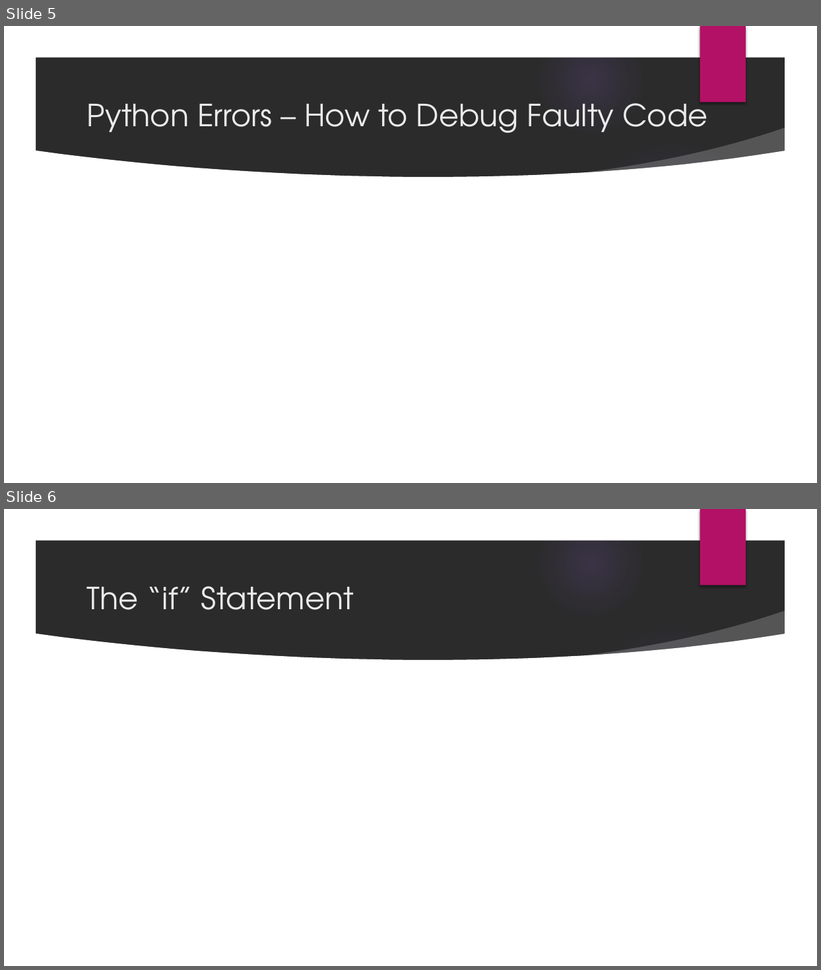
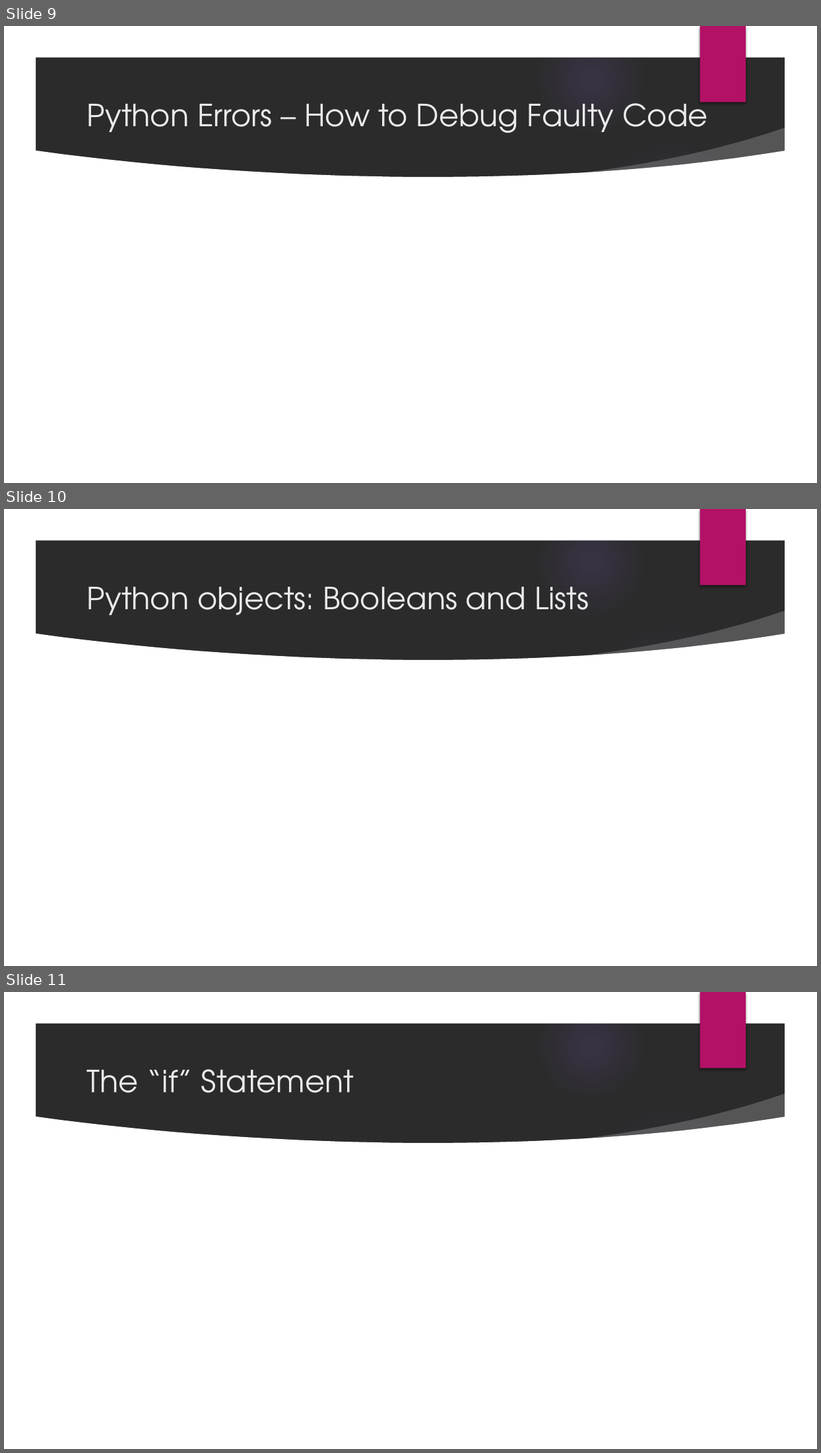
Before and after one commit to jmartineau1993/Intro-to-Python, a slide deck: PPTs/Week2.pptx. Shown one above the other, each under a label of ours: slides 5 and 6 before the commit, slides 9, 10 and 11 after it. The pictures are 821x970 and 821x1453 pixels, drawn with LibreOffice and Linux fonts; fonts in the diff are those of the drawing; background and template pictures are left out; a plain dark background stands for a picture behind light text. Boxes give left, top, right and bottom in pixels: in the first picture for what was removed or moved away, otherwise in the second. Text is boxed around its words. In the diff, an @@ line names an element or a change of style, - is before the commit and + after.

```diff
--- a/PPTs/Week2.pptx
+++ b/PPTs/Week2.pptx
@@ slide 10 added at (4, 509, 817, 966), background picture (left out); not listed: 9 template elements that a slide beside it also shows @@
@@ title added at (87, 587, 589, 615), 36 pt, text #EBEBEB @@
+Python objects: Booleans and Lists
@@ what was slide 5 is now slide 9 @@
@@ what was slide 6 is now slide 11 @@
```
Also in this commit, not shown: 4 slides changed, 5 other slides added, 3 other files.
